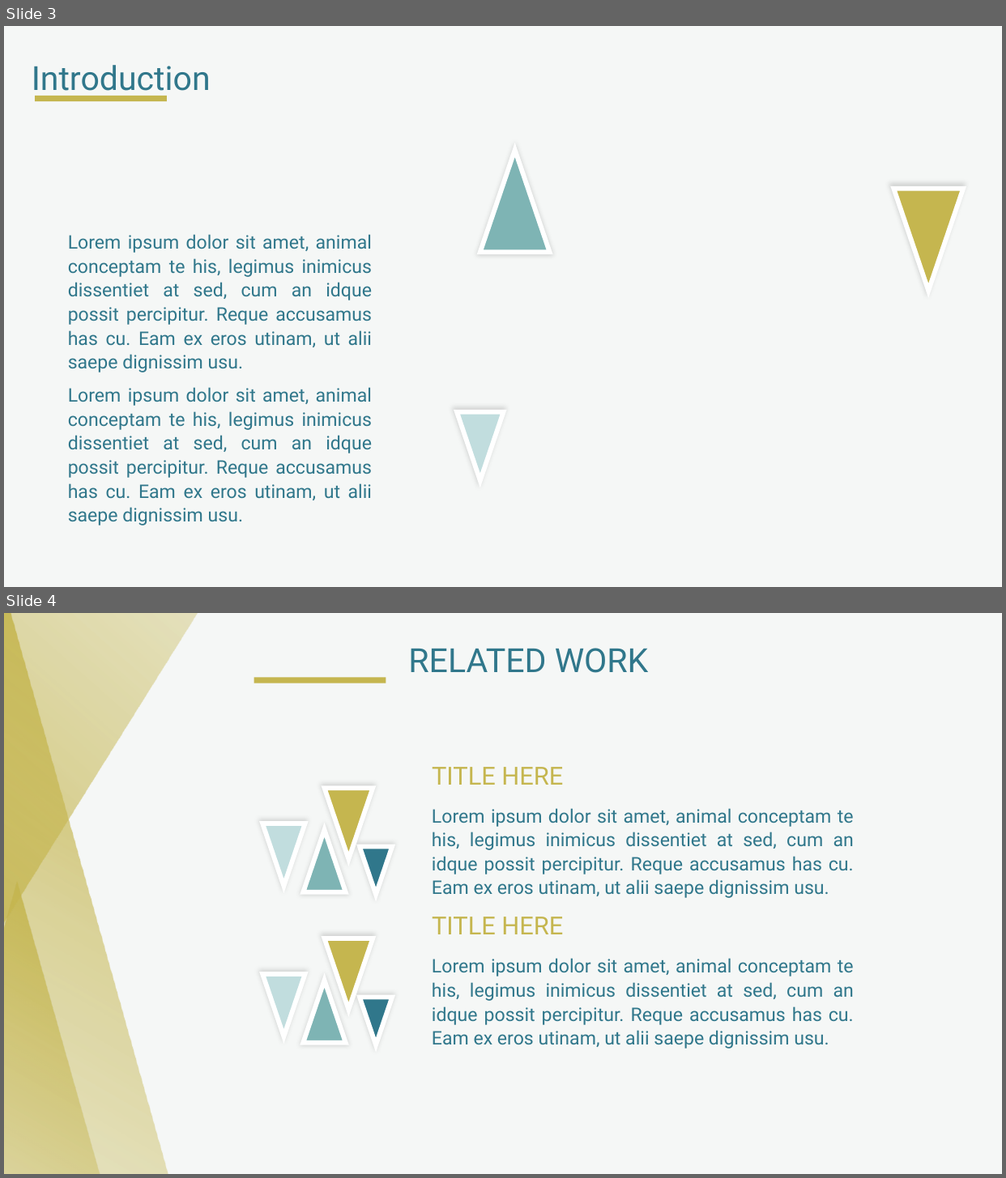
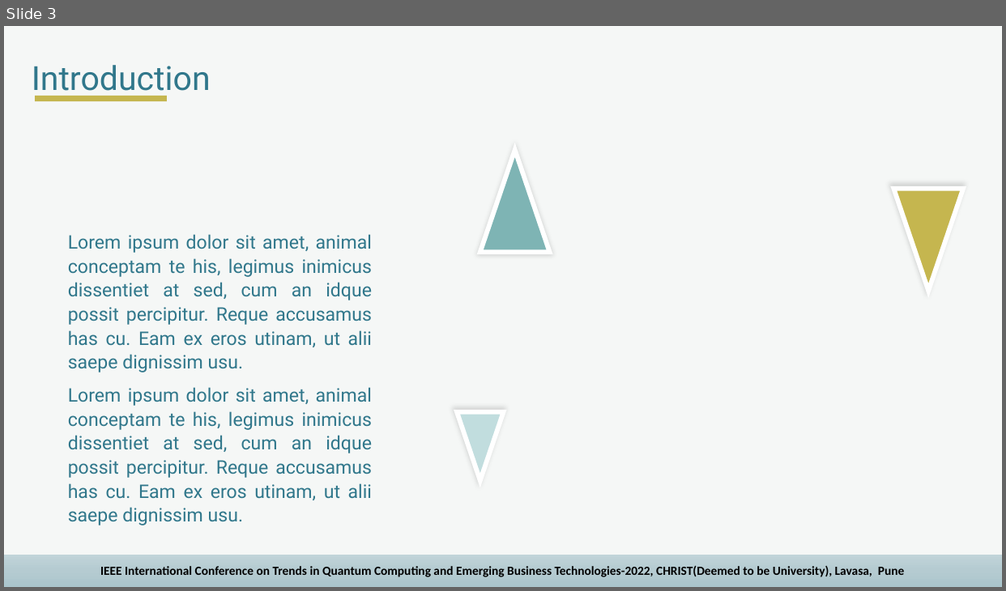
Before and after one commit to Winter-Soren/ConferencePaper-CHRIST-University, a slide deck: PPT/Morph PPT slides.pptx. Shown one above the other, each under a label of ours: slides 3 and 4 before the commit, slide 3 after it. The pictures are 1006x1178 and 1006x591 pixels, drawn with LibreOffice and Linux fonts; fonts in the diff are those of the drawing. Boxes give left, top, right and bottom in pixels: in the first picture for what was removed or moved away, otherwise in the second. Text is boxed around its words. In the diff, an @@ line names an element or a change of style, - is before the commit and + after.

```diff
--- a/PPT/Morph PPT slides.pptx
+++ b/PPT/Morph PPT slides.pptx
@@ slide 4 removed at (4, 613, 1002, 1174), background #FFFFFF; not listed: 1 template element that a slide beside it also shows @@
@@ triangle removed at (4, 613, 168, 1174) @@
@@ triangle removed at (4, 613, 228, 979) @@
@@ text removed at (408, 648, 649, 673) @@
-RELATED WORK
@@ rectangle removed at (254, 677, 386, 683) @@
@@ text removed at (432, 767, 563, 785) @@
-TITLE HERE
@@ triangle removed at (325, 788, 373, 859) @@
@@ triangle removed at (262, 824, 305, 885) @@
@@ triangle removed at (304, 830, 346, 892) @@
@@ text removed at (432, 808, 854, 898) @@
-Lorem ipsum dolor sit amet, animal conceptam te his, legimus inimicus dissentiet at sed, cum an idque possit percipitur. Reque accusamus has cu. Eam ex eros utinam, ut alii saepe dignissim usu.
@@ triangle removed at (360, 846, 393, 895) @@
@@ triangle removed at (4, 882, 104, 1174) @@
@@ text removed at (432, 917, 563, 935) @@
-TITLE HERE
@@ triangle removed at (325, 939, 373, 1010) @@
@@ triangle removed at (262, 974, 305, 1037) @@
@@ text removed at (432, 958, 854, 1049) @@
-Lorem ipsum dolor sit amet, animal conceptam te his, legimus inimicus dissentiet at sed, cum an idque possit percipitur. Reque accusamus has cu. Eam ex eros utinam, ut alii saepe dignissim usu.
@@ triangle removed at (304, 981, 346, 1043) @@
@@ triangle removed at (360, 997, 393, 1045) @@
@@ slide 3 changed as well @@
@@ rectangle added at (4, 555, 1002, 587), fill gradient #C1D4D9 to #B5CBD1 to #AAC5CC, 12 pt, text #000000, bold @@
+IEEE International Conference on Trends in Quantum Computing and Emerging Business Technologies-2022, CHRIST(Deemed to be University), Lavasa, Pune
```
Also in this commit, not shown: 14 other slides changed, 1 slide added.
